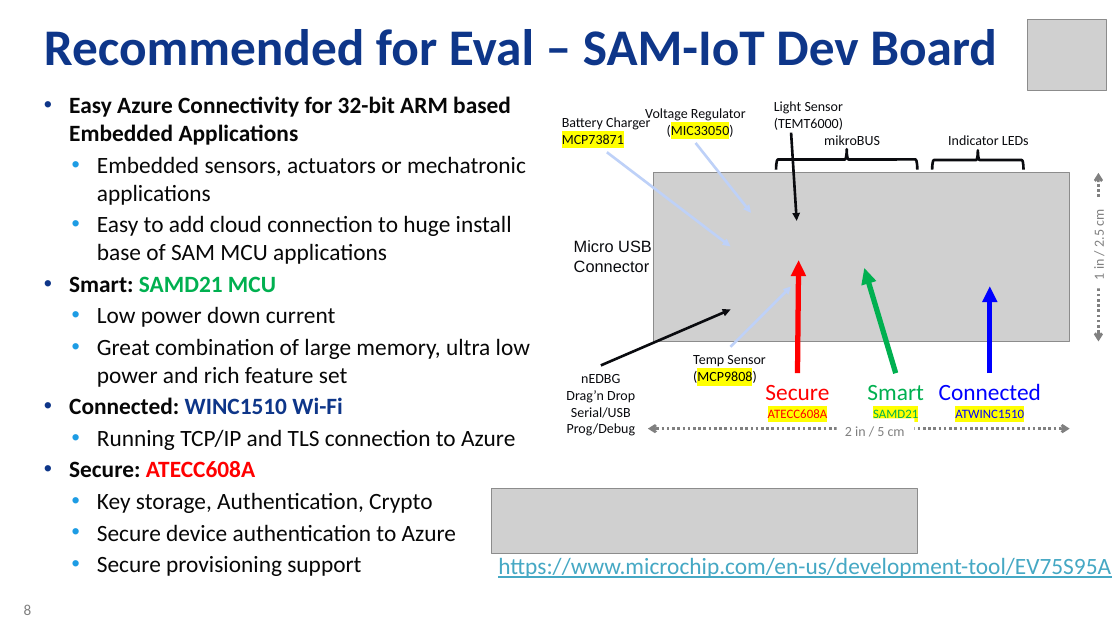
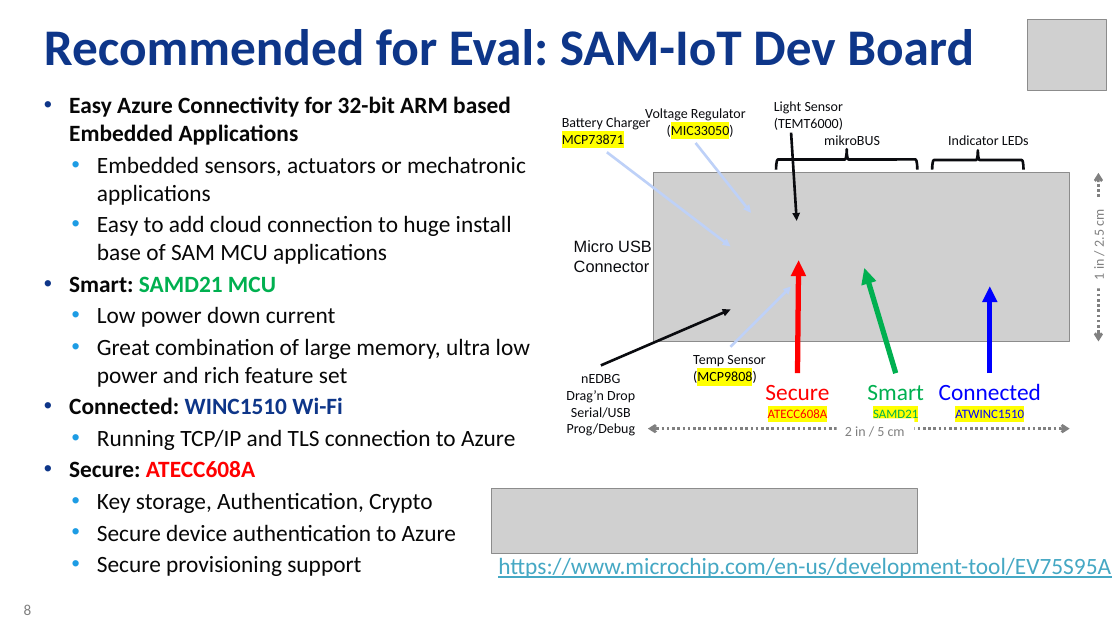
Before and after one commit to daisukeiot/Microchip-SAM-IoT-Wx-1, a slide deck: slide 8 of AO-Smith-MSFT-MCHP-r6.pptx. Drawn at 1120x630 pixels with LibreOffice and Linux fonts; fonts in the diff are those of the drawing; grey boxes stand for pictures; background and template pictures are left out. Boxes give left, top, right and bottom in pixels: in the first picture for what was removed or moved away, otherwise in the second. Text is boxed around its words. In the diff, an @@ line names an element or a change of style, - is before the commit and + after.

```diff
--- a/AO-Smith-MSFT-MCHP-r6.pptx
+++ b/AO-Smith-MSFT-MCHP-r6.pptx
@@ title at <box>44,29,974,66</box>: text changed @@
-Recommended for Eval – SAM-IoT Dev Board
+Recommended for Eval: SAM-IoT Dev Board
```
Also in this commit, not shown: 4 other slides changed, 1 slide added.
